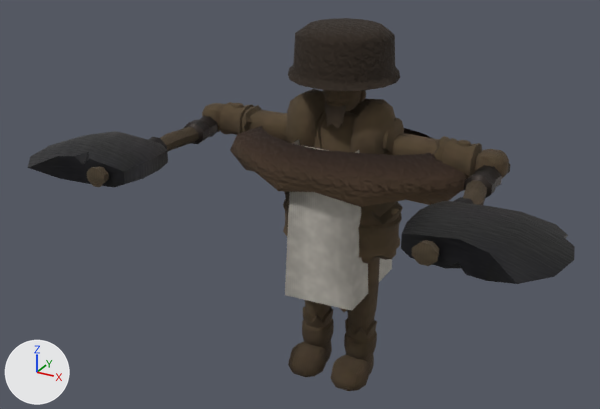
The glTF model csharp/Unciv.Godot/Packs/units/models/unit/Berserker.glb, before and after one commit.
The view is the same before and after, from a camera (50 mm lens) standing at (0.828, -1.722, 1.316) and looking at (-0.039, -0.145, 0.528). Lighting does not change. The marker at lower left points along +X, +Y and +Z. The picture after the commit comes second. Where no turn or scale is listed for an object, it has been applied to the vertices. Vertices at exactly the same position are counted once.

Names of what the first picture shows: '1H_Axe', '1H_Axe_Offhand', 'Warrior'.
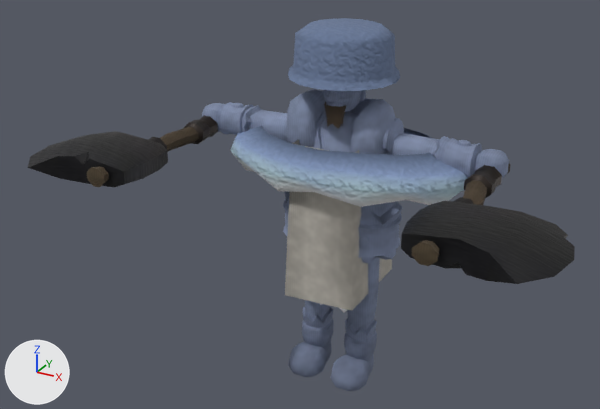
Scene script edits in JSON lines:
```json
{"block": "me_mesh_skinned", "where": "me_mesh_skinned.from_pydata(...)  # 2547 vertices, 4677 faces; spans x -0.401..0.401, y -0.171..0.169, z 0.011..0.94"}
{"block": "me_mesh_skinned", "where": "# used by ob_warrior; location = (0.0, 0.0, -0.011)"}
{"block": "me_mesh_skinned", "change": "me_mesh_skinned part 1: 4385 faces centred in x -0.401..0.401, y -0.163..0.161, z 0.012..0.938 are repainted in the vertex colours; the middle colour goes from brown #5a4935 to greyish blue #8b98b6"}
```

Location of each change, (x1, y1, x2, y2) in pixels of the pictures (600 x 409 px):
```json
{"part": 1, "of": "me_mesh_skinned", "change": "recoloured", "before": [202, 18, 509, 391], "after": [202, 18, 509, 391], "on screen": "brown to greyish blue"}
```
